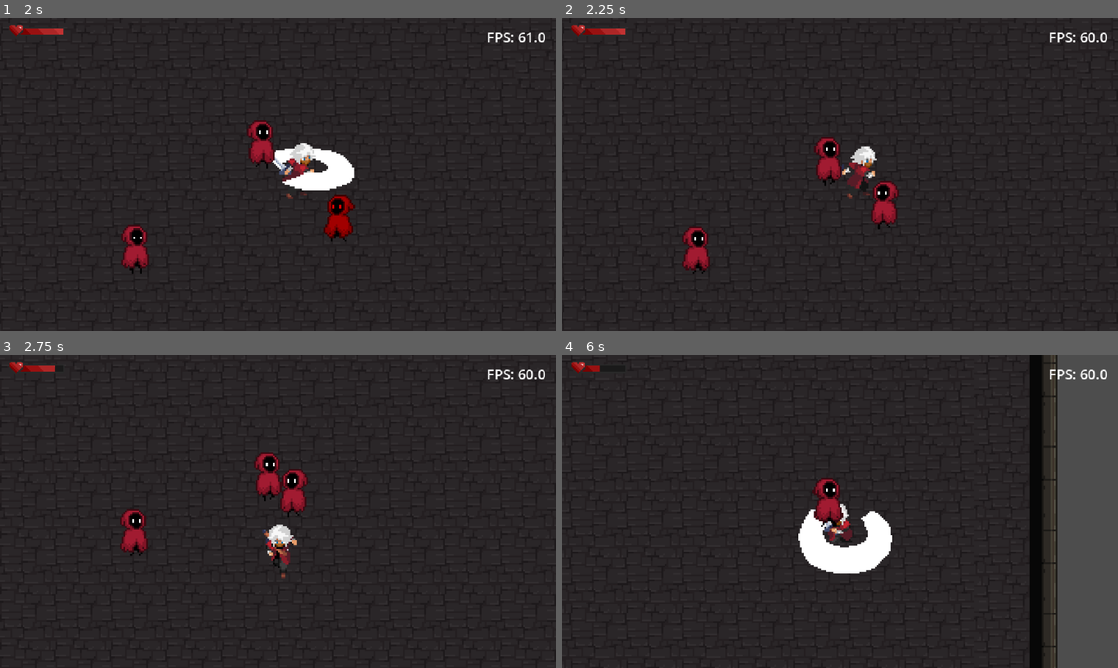
Above: before the commit, frames 1-4 (two rows, left to right).
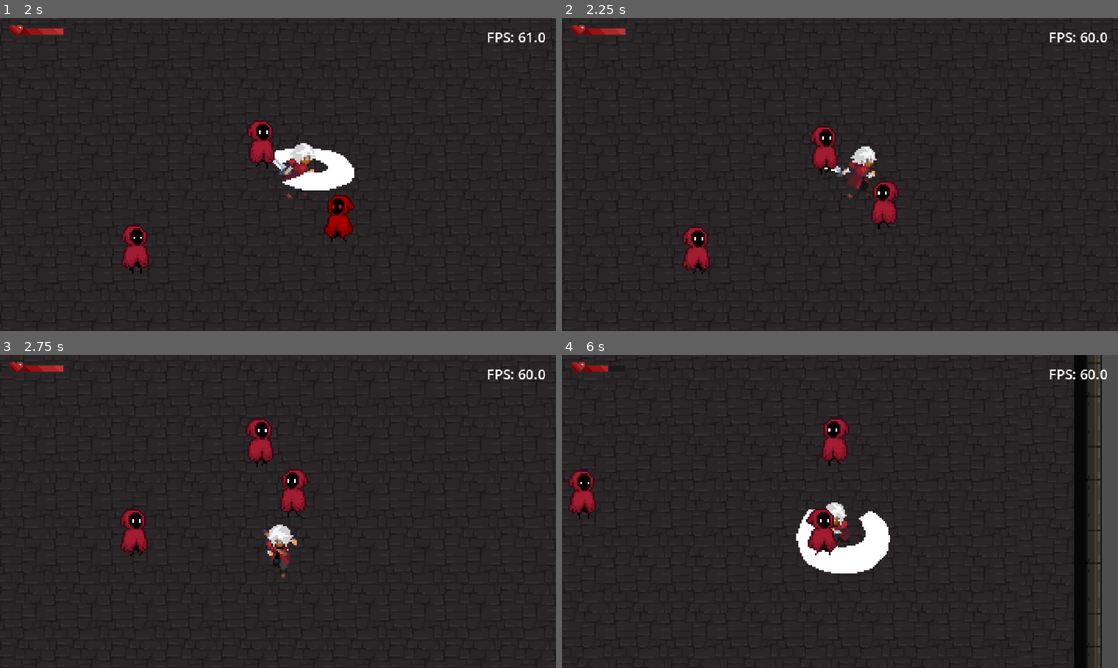
Above: after the commit, the same moments.

Repository: Gato7w7/Caedes_Benedicta
Game: Godot game, scene res://Scenes/menu.tscn
Same seed, same stepped clock (60 frames per second), same inputs: the game is played once before the commit and once after it.
Inputs (mouse positions are in pixels of both pictures, inside the frame that each line leads up to):
- Up to frame 1 (2 s): click "Jugar" at 0.5 s; move the mouse to (400, 158) at 1.27 s; hold Right (ui_right) from 1.28 s (still down); click (400, 158) at 1.42 s
- Up to frame 2 (2.25 s): move the mouse to (728, 190) at 2.02 s; release Right (ui_right) at 2.03 s; hold Down (ui_down) from 2.03 s (still down)
- Up to frame 3 (2.75 s): keep holding Down (ui_down)
- Up to frame 4 (6 s): move the mouse to (895, 442) at 2.77 s; release Down (ui_down) at 2.78 s; hold Right (ui_right) 2.78-3.53 s; move the mouse to (812, 574) at 3.52 s; hold Up (ui_up) 3.53-4.28 s; click (812, 574) at 3.67 s; move the mouse to (1006, 558) at 4.27 s; hold Left (ui_left) 4.28-5.78 s; move the mouse to (673, 464) at 5.02 s; move the mouse to (867, 511) at 5.77 s; hold Down (ui_down) from 5.78 s (still down); click (867, 511) at 5.92 s

Frame 1 is identical in both runs. In frame 2, 0.7% of the frame differs, in the area x 44-51%, y 34-54%; in frame 3, 1.0%; in frame 4, 12%, in the area x 1-98%, y 0-100%.

Commit message:
Colision arreglada y pantalla muerte agregada

Diff:
--- /dev/null
+++ b/Scenes/muertemenu.tscn
@@ -0,0 +1,58 @@
+[gd_scene load_steps=4 format=3 uid="uid://uw2ktewgk353"]
+
+[ext_resource type="Script" uid="uid://dwodl4rhb3tlr" path="res://Scripts/muertemenu.gd" id="1_def7s"]
+[ext_resource type="Texture2D" uid="uid://0247ghib8kpu" path="res://Assets/Escenario/backmenu.jpg" id="1_munkb"]
+[ext_resource type="AudioStream" uid="uid://dr2wafaulo7b3" path="res://Assets/Songs/menu.mp3" id="2_def7s"]
+
+[node name="Muertemenu" type="Control"]
+layout_mode = 3
+anchors_preset = 15
+anchor_right = 1.0
+anchor_bottom = 1.0
+grow_horizontal = 2
+grow_vertical = 2
+script = ExtResource("1_def7s")
+
+[node name="TextureRect" type="TextureRect" parent="."]
+layout_mode = 1
+anchors_preset = 15
+anchor_right = 1.0
+anchor_bottom = 1.0
+grow_horizontal = 2
+grow_vertical = 2
+texture = ExtResource("1_munkb")
+expand_mode = 1
+
+[node name="VBoxContainer" type="VBoxContainer" parent="."]
+layout_mode = 1
+anchors_preset = 8
+anchor_left = 0.5
+anchor_top = 0.5
+anchor_right = 0.5
+anchor_bottom = 0.5
+offset_left = -20.0
+offset_top = -20.0
+offset_right = 20.0
+offset_bottom = 20.0
+grow_horizontal = 2
+grow_vertical = 2
+theme_override_constants/separation = 8
+
+[node name="Muerte" type="Label" parent="VBoxContainer"]
+layout_mode = 2
+theme_override_colors/font_color = Color(1.0569379, 0.056700114, 0.16003047, 1)
+theme_override_font_sizes/font_size = 50
+text = "Mortem"
+
+[node name="Des" type="Label" parent="VBoxContainer"]
+layout_mode = 2
+theme_override_colors/font_color = Color(1.0569379, 0.056700114, 0.16003047, 1)
+theme_override_font_sizes/font_size = 25
+text = "Munere tuo defecisti
+et cultores populum
+tuum necaverunt."
+
+[node name="AudioStreamPlayer2D" type="AudioStreamPlayer2D" parent="."]
+stream = ExtResource("2_def7s")
+volume_db = -5.293
+autoplay = true
--- a/Scripts/enemigo.gd
+++ b/Scripts/enemigo.gd
@@ -1,7 +1,5 @@
 extends CharacterBody2D
-
-signal enemy_died  # Nueva señal
-
+signal enemy_died
 @onready var sprite: AnimatedSprite2D = $AnimatedSprite2D
 @onready var death_sound: AudioStreamPlayer2D = $DeathSound
 
@@ -16,6 +14,10 @@
 var stop_chase_distance = 150.0
 var player: CharacterBody2D = null
 var is_chasing = false
+
+# === VARIABLES DE KNOCKBACK ===
+var knockback_force = 80.0  # Fuerza del empuje
+var is_knocked_back = false  # Si está siendo empujado
 
 func _ready() -> void:
 	sprite.play("idle")
@@ -32,19 +34,41 @@
 
 	var distance_to_player = global_position.distance_to(player.global_position)
 
+	# Determinar si debe perseguir
 	if distance_to_player < chase_distance:
 		is_chasing = true
 	elif distance_to_player > stop_chase_distance:
 		is_chasing = false
+
+	# Si está siendo empujado, no perseguir
+	if is_knocked_back:
+		move_and_slide()
+		# Reducir velocidad gradualmente
+		velocity = velocity.lerp(Vector2.ZERO, 0.1)
+		if velocity.length() < 5:
+			is_knocked_back = false
+			velocity = Vector2.ZERO
+		return
 
 	if is_chasing:
 		var direction = (player.global_position - global_position).normalized()
 		velocity = direction * speed
 		move_and_slide()
 
+		# Detectar colisión con el jugador y aplicar knockback
+		for i in range(get_slide_collision_count()):
+			var collision = get_slide_collision(i)
+			var collider = collision.get_collider()
+			if collider == player:
+				# Aplicar knockback al enemigo
+				apply_knockback()
+				break
+
+		# Animaciones
 		if sprite.animation != "walk":
 			sprite.play("walk")
 
+		# Voltear sprite
 		if direction.x < 0:
 			sprite.flip_h = true
 		elif direction.x > 0:
@@ -53,6 +77,17 @@
 		velocity = Vector2.ZERO
 		if sprite.animation != "idle" and sprite.animation != "muerte":
 			sprite.play("idle")
+
+func apply_knockback() -> void:
+	# Calcular dirección opuesta al jugador
+	var knockback_direction = (global_position - player.global_position).normalized()
+	velocity = knockback_direction * knockback_force
+	is_knocked_back = true
+
+	# Timer corto para permitir volver a perseguir
+	await get_tree().create_timer(0.3).timeout
+	if is_knocked_back:  # Por si acaso ya se detuvo
+		is_knocked_back = false
 
 func take_damage(amount: float) -> void:
 	if is_dying:
@@ -80,7 +115,7 @@
 	$CollisionShape2D.set_deferred("disabled", true)
 	remove_from_group("enemigos")
 
-	enemy_died.emit()  # Emitir señal antes de morir
+	enemy_died.emit()
 
 	sprite.play("muerte")
 
--- a/Scripts/jugador.gd
+++ b/Scripts/jugador.gd
@@ -197,6 +197,8 @@
 	current_health = clamp(current_health, 0, max_health)
 	health_bar.value = current_health
 	print("¡Recibiste daño! Vida actual: ", current_health)
+	if current_health <= 0:
+		die()
 
 func heal(amount):
 	current_health += amount
@@ -204,9 +206,10 @@
 	health_bar.value = current_health
 	print("Curación: +", amount, " | Vida actual: ", current_health)
 
-
-	if current_health <= 0:
-		die()
+func _go_to_death_scene():
+	get_tree().change_scene_to_file("res://Scenes/muertemenu.tscn")
+
 
 func die():
 	print("=== ¡PERSONAJE MUERTO! ===")
+	call_deferred("_go_to_death_scene")
--- /dev/null
+++ b/Scripts/muertemenu.gd
@@ -0,0 +1,7 @@
+extends Control
+
+func _ready():
+	# Esperar 2.5 segundos (o el tiempo que quieras)
+	await get_tree().create_timer(2.5).timeout
+	# Regresar al menú principal
+	get_tree().change_scene_to_file("res://Scenes/menu.tscn")
Not shown, added: Scripts/muertemenu.gd.uid
Not shown, changed: export_presets.cfg
